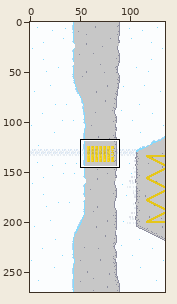
Two states of a sprite sheet, Assets/images/buildings/building_busstop_right_ground.png. The first picture is a wide view before the edit; the outline marks the close-up.
Close-up. Before the commit:
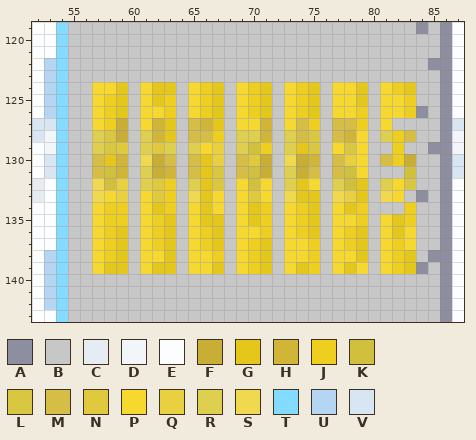
The file is 135x270 pixels. Colours within 5 levels of each other are drawn and written as one. Shown: x 52..87, y 119..143. The commit also changed other parts of the picture, which this record leaves out.
Palette (. is transparent): A #8d8e9f  B #c7c7c7  C #e6ecf2  D #f2f5f9  E #fbfdfe  F #c8ae35  G #e5c61a  H #d0b538  J #eece1e  K #d1c03d  L #d9c641  M #d6bd46  N #e1c93d  P #f6d82f  Q #e9d040  R #dfcf4f  S #f0d84f  T #83dbff  U #b5d6f2  V #d8e6f4
Pixels before, first column x 52:
119 EETBBBBBBBBBBBBBBBBBBBBBBBBBBBBBABAE
120 EETBBBBBBBBBBBBBBBBBBBBBBBBBBBBBBBAE
121 EETBBBBBBBBBBBBBBBBBBBBBBBBBBBBBBBAE
122 EUTBBBBBBBBBBBBBBBBBBBBBBBBBBBBBBAAE
123 EUTBBBBBBBBBBBBBBBBBBBBBBBBBBBBBBBAE
124 EUTBBPPGBPGGBPJGBPJGBPJGBPPGBPJGBBAE
125 EUTBBPJGBPGJBPJGBPJGBPJGBPPGBPPJBBAE
126 EUTBBPJGBPPJBPJGBPJGBPJGBPPJBPPJABAE
127 VVTBBPJFBPHGBMHGBPPHBPMJBMMJBPBBBBAV
128 VDTBBRLFBRHGBMMJBRRHBRMLBMHPBRJMBBAD
129 EDTBBRLNBRNRBRPQBRKJBRGLBPLPBBJBBAAD
130 EVTBBMGHBSFMBMGQBMNFBSFHBMQPBMJFBBAV
131 EVTBBMKHBRFHBMGLBMKFBRFMBMKPBBBKBBAV
132 CETBBSKQBRNJBRGLBPKPBRGPBRKGBRPLBBAE
133 CETBBSPQBPNJBSGPBPNPBSGGBSQGBSPBABAE
134 EETBBPJJBPGJBPGPBPGJBPJGBPGJBBBJBBAE
135 EETBBPJJBPJGBPGGBPGJBPJGBPPJBPGJBBAE
136 EETBBPJGBPJGBPJGBPPJBPJGBPJGBPGPBBAE
137 EETBBPJGBPJGBPJGBPJGBPPJBPJGBPJPBBAE
138 EUTBBPJGBPPGBPPJBPJGBPPJBPPGBPJGBAAE
139 EUTBBPGGBPGGBPPGBPJGBPGJBPGPBPJGABAE
140 EUTBBBBBBBBBBBBBBBBBBBBBBBBBBBBBBBAE
141 EUTBBBBBBBBBBBBBBBBBBBBBBBBBBBBBBBAE
142 EUTBBBBBBBBBBBBBBBBBBBBBBBBBBBBBBBAE
143 EETBBBBBBBBBBBBBBBBBBBBBBBBBBBBBBBAE
After:
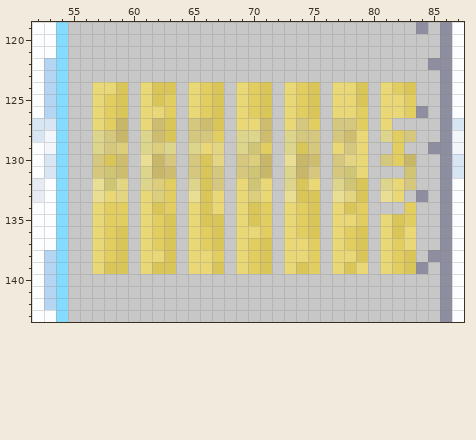
Change:
colour F: #c8ae35 -> #c8b768
colour G: #e5c61a -> #dac658
colour H: #d0b538 -> #cebd6f
colour J: #eece1e -> #e2ce60
colour K: #d1c03d -> #d0c574
colour M: #d6bd46 -> #d6c77f
colour N: #e1c93d -> #dcce7b
colour P: #f6d82f -> #ead876
colour Q: #e9d040 -> #e3d581
colour R: #dfcf4f -> #ded58c
colour S: #f0d84f -> #eade95
y 128: x 58 L -> M; x 75 L -> M
y 129: x 58 L -> M; x 75 L -> M; x 78 L -> M
y 131: x 67 L -> M
y 132: x 67 L -> M; x 83 L -> M
